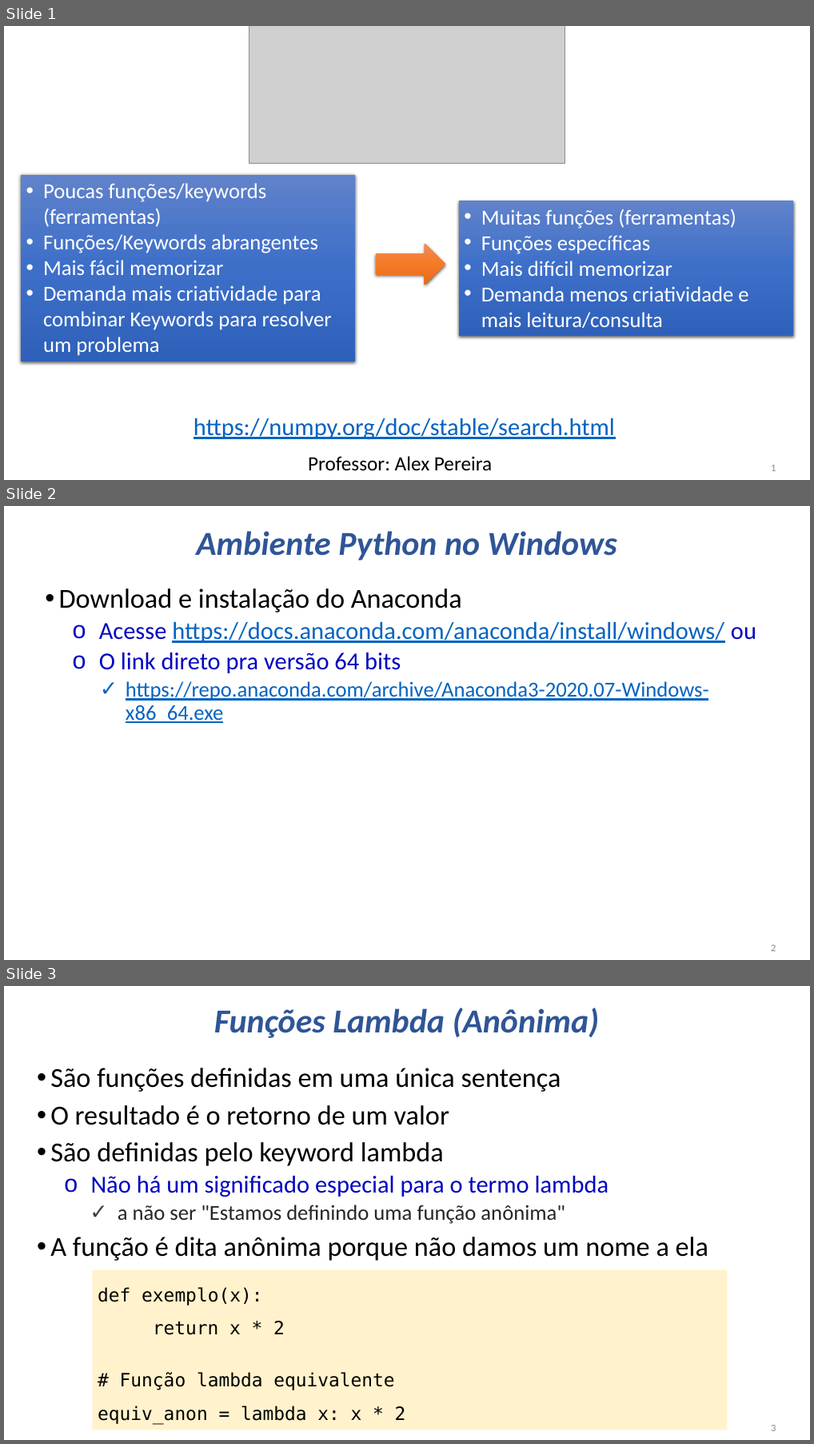
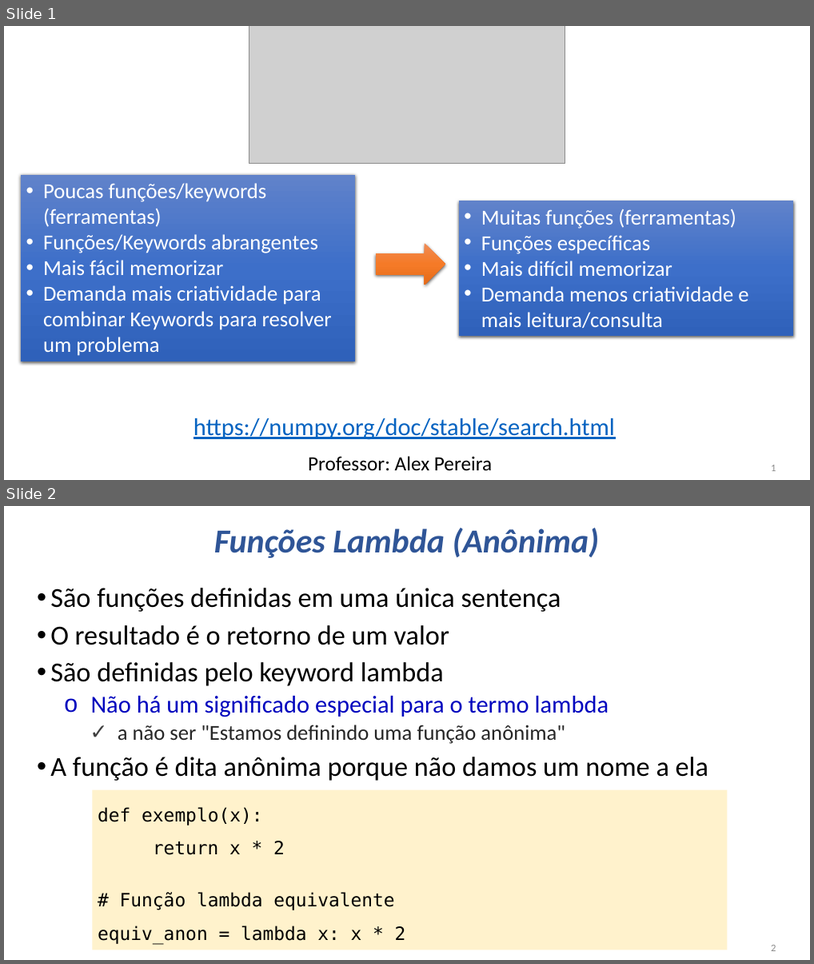
Before and after one commit to fabriciosantana/mcdia-python, a slide deck: Aulas/Aula4/Aula04_Numpy.pptx. Shown one above the other, each under a label of ours: slides 1, 2 and 3 before the commit, slides 1 and 2 after it. The pictures are 814x1444 and 814x964 pixels, drawn with LibreOffice and Linux fonts; fonts in the diff are those of the drawing; grey boxes stand for pictures. Boxes give left, top, right and bottom in pixels: in the first picture for what was removed or moved away, otherwise in the second. Text is boxed around its words. In the diff, an @@ line names an element or a change of style, - is before the commit and + after.

```diff
--- a/Aulas/Aula4/Aula04_Numpy.pptx
+++ b/Aulas/Aula4/Aula04_Numpy.pptx
@@ slide 2 removed at bbox=[4, 506, 810, 960], background #FFFFFF @@
@@ title removed at bbox=[196, 531, 618, 560] @@
-Ambiente Python no Windows
@@ text removed at bbox=[59, 588, 757, 723] @@
-• Download e instalação do Anaconda
-  o Acesse https://docs.anaconda.com/anaconda/install/windows/ ou
-  o O link direto pra versão 64 bits
-    ✓ https://repo.anaconda.com/archive/Anaconda3-2020.07-Windows-x86_64.exe
@@ page number removed at bbox=[771, 944, 776, 951] @@
-2
@@ what was slide 3 is now slide 2 @@
```
Also in this commit, not shown: 2 other files.
